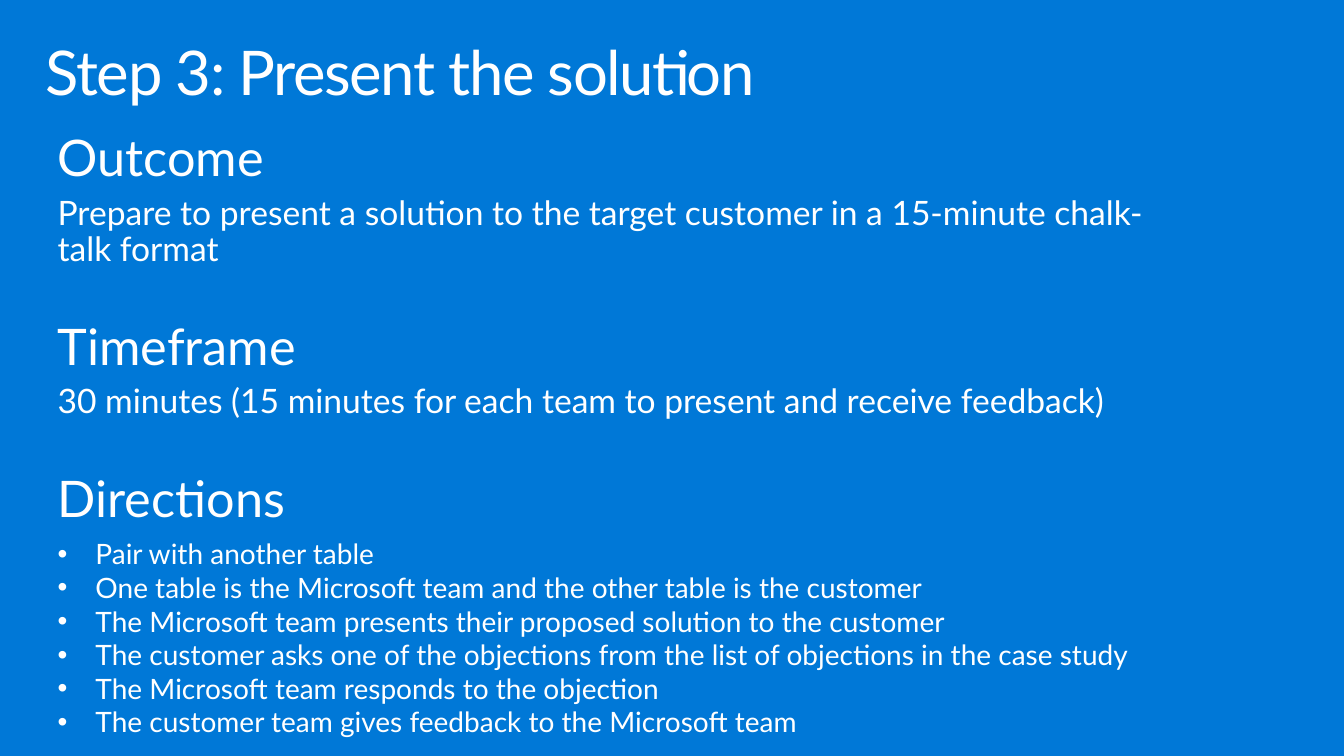
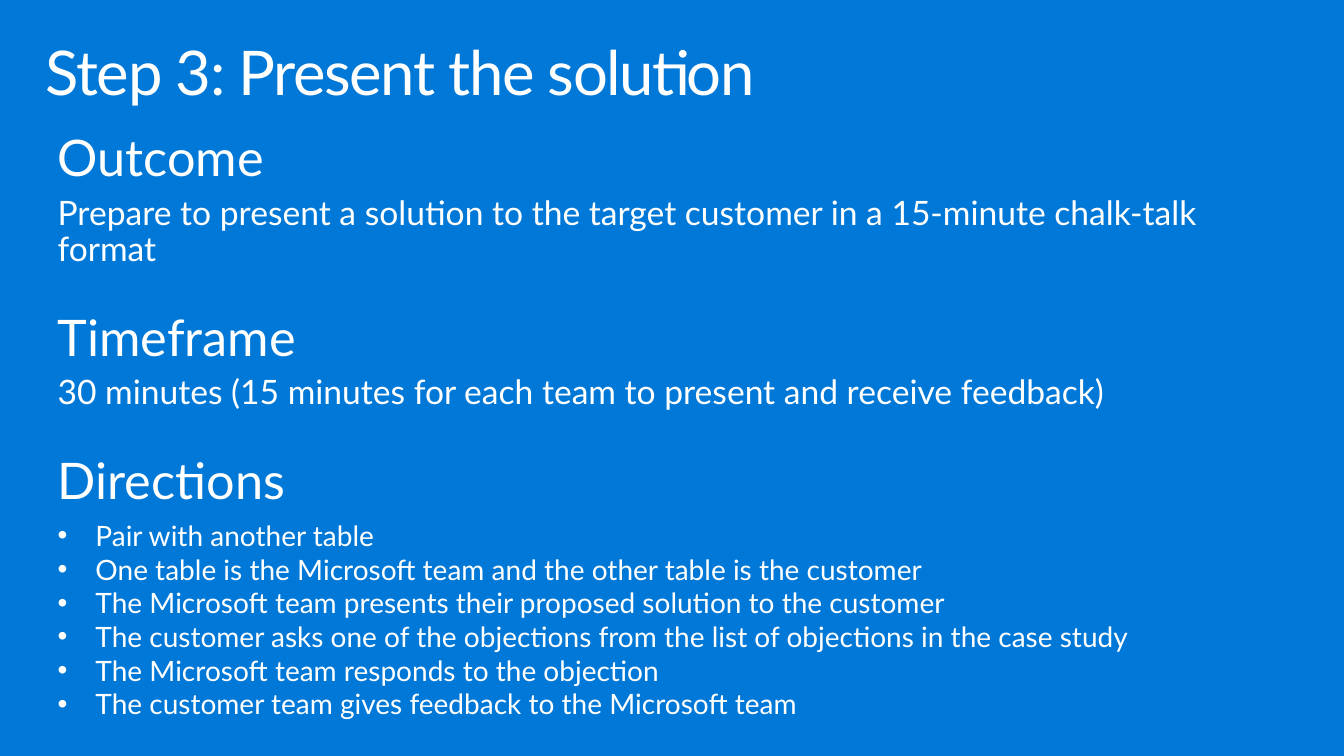
Before and after one commit to yaoshixin007/MCW-Containers-and-DevOps, a slide deck: slide 16 of WDS/Whiteboard design session trainer presentation - Containers and DevOps.pptx. Drawn at 1344x756 pixels with LibreOffice and Linux fonts; fonts in the diff are those of the drawing. Boxes give left, top, right and bottom in pixels: in the first picture for what was removed or moved away, otherwise in the second. Text is boxed around its words. In the diff, an @@ line names an element or a change of style, - is before the commit and + after.

```diff
--- a/WDS/Whiteboard design session trainer presentation - Containers and DevOps.pptx
+++ b/WDS/Whiteboard design session trainer presentation - Containers and DevOps.pptx
@@ text "Outcome" rewrapped from (58, 139, 1142, 737) to (58, 139, 1196, 719) @@
```
Also in this commit, not shown: 13 other slides changed.
